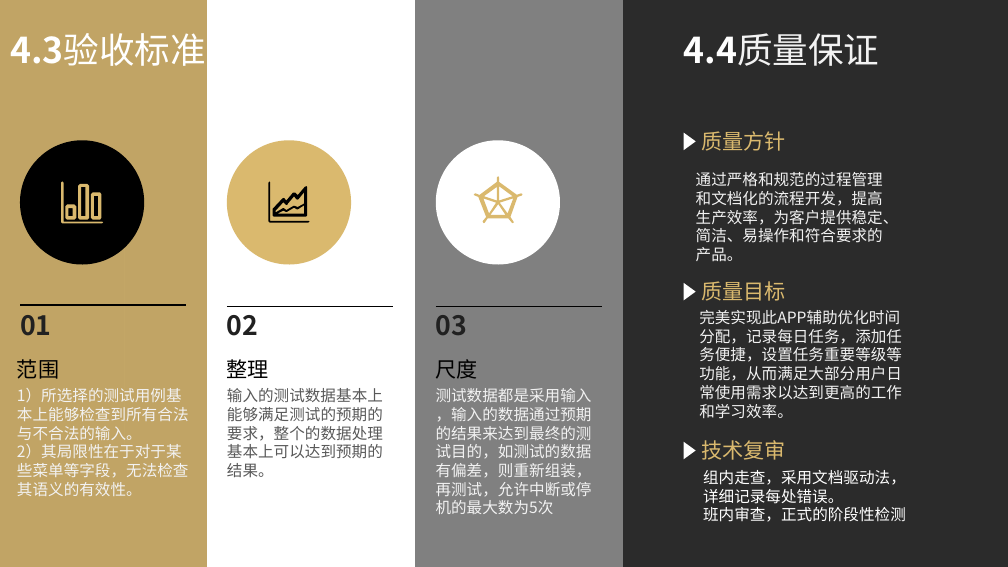
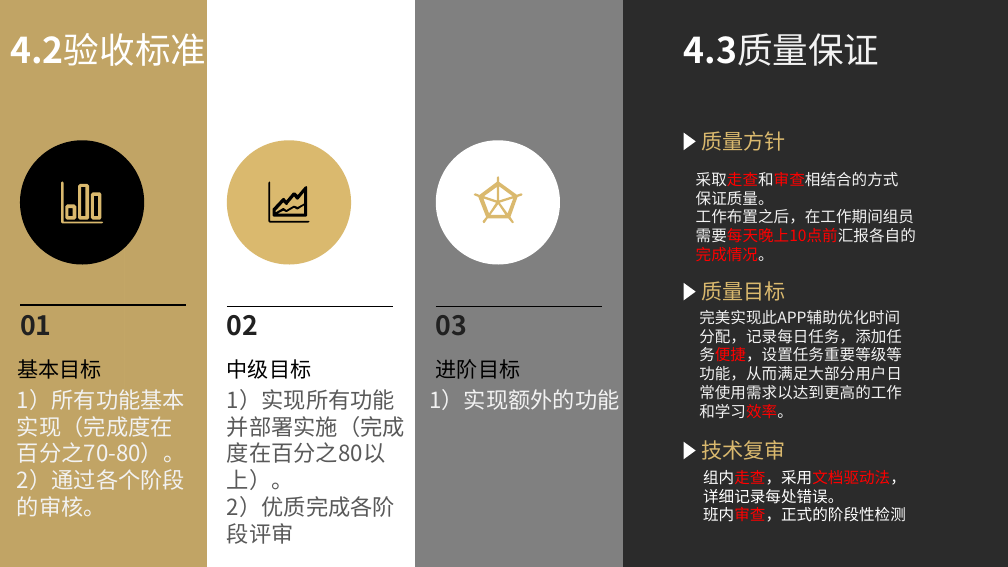
Before and after one commit to SE-2018-G01/TimeNote, a slide deck: slide 18 of SE2018春-G01-项目计划.pptx (slide 19 before the commit). Drawn at 1008x567 pixels with LibreOffice and Linux fonts; fonts in the diff are those of the drawing; background and template pictures are left out; a plain dark background stands for a picture behind light text. Boxes give left, top, right and bottom in pixels: in the first picture for what was removed or moved away, otherwise in the second. Text is boxed around its words. In the diff, an @@ line names an element or a change of style, - is before the commit and + after.

```diff
--- a/SE2018春-G01-项目计划.pptx
+++ b/SE2018春-G01-项目计划.pptx
@@ text at (10, 33, 206, 66): text changed @@
-4.3验收标准
+4.2验收标准
@@ text at (684, 33, 880, 66): text changed @@
-4.4质量保证
+4.3质量保证
@@ text at (696, 172, 916, 262): text changed; font Noto Sans CJK SC to Noto Sans CJK JP @@
-通过严格和规范的过程管理
-和文档化的流程开发，提高
-生产效率，为客户提供稳定、
-简洁、易操作和符合要求的
-产品。
+采取走查和审查相结合的方式
+保证质量。
+工作布置之后，在工作期间组员
+需要每天晚上10点前汇报各自的
+完成情况。
@@ text at (17, 359, 101, 379): text changed @@
-范围
+基本目标
@@ text at (227, 359, 311, 379): text changed @@
-整理
+中级目标
@@ text at (436, 359, 520, 379): text changed @@
-尺度
+进阶目标
@@ text at (699, 347, 902, 419): text colour #F2F2F2 to #FF0000 in "务便捷，设置任务重要等级等", "和学习效率。" @@
@@ text at (17, 389, 185, 517): text changed; size 14 to 20 pt @@
-1）所选择的测试用例基
-本上能够检查到所有合法
-与不合法的输入。
-2）其局限性在于对于某
-些菜单等字段，无法检查
-其语义的有效性。
+1）所有功能基本实现（完成度在百分之70-80）。
+2）通过各个阶段的审核。
@@ text at (227, 389, 405, 544): text changed; size 14 to 20 pt @@
-输入的测试数据基本上
-能够满足测试的预期的
-要求，整个的数据处理
-基本上可以达到预期的
-结果。
+1）实现所有功能
+并部署实施（完成
+度在百分之80以
+上）。
+2）优质完成各阶
+段评审
@@ text at (429, 389, 619, 410): text changed; size 14 to 20 pt @@
-测试数据都是采用输入
-，输入的数据通过预期
-的结果来达到最终的测
-试目的，如测试的数据
-有偏差，则重新组装，
-再测试，允许中断或停
-机的最大数为5次
+1）实现额外的功能
@@ text at (703, 470, 906, 522): text colour #FFFFFF to #FF0000 in "组内走查，采用文档驱动法，", "班内审查，正式的阶段性检测" @@
```
Also in this commit, not shown: 11 other slides changed, 1 slide added, 2 slides removed, 4 other files.
